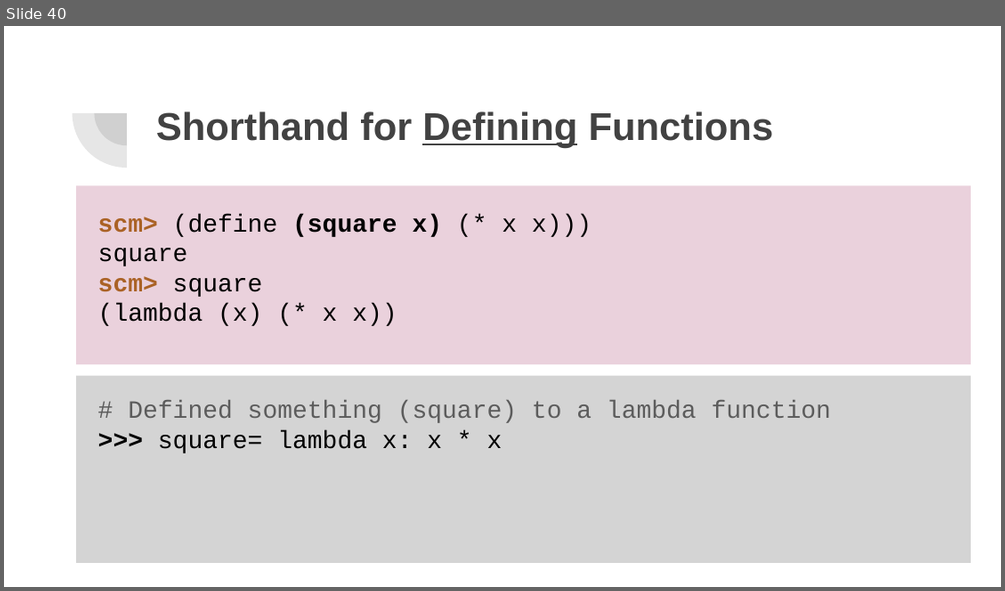
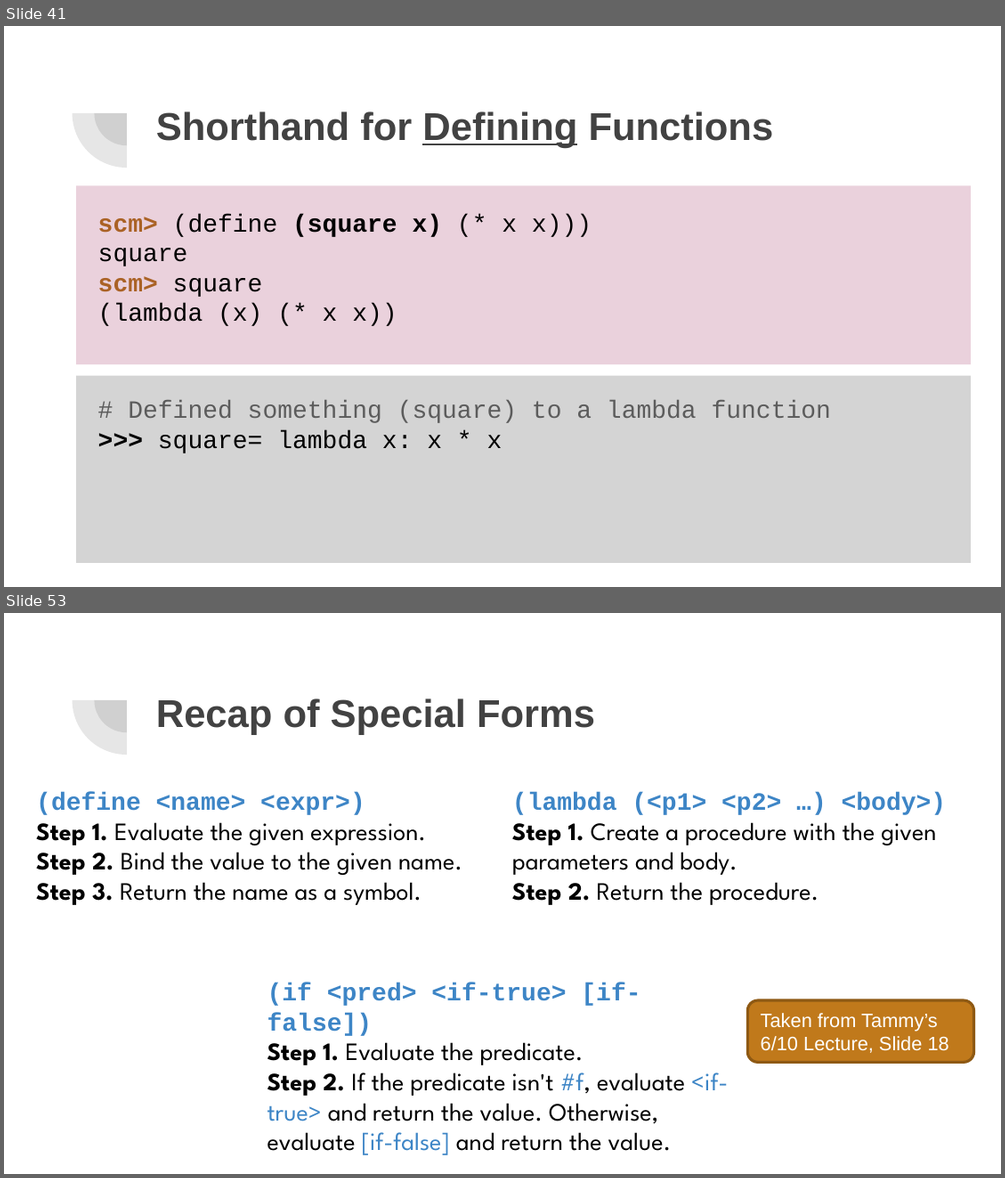
Before and after one commit to cameronmalloy/cameron-malloy, a slide deck: public/pdfs/lab6slides.pptx. Shown one above the other, each under a label of ours: slide 40 before the commit, slides 41 and 53 after it; the slides between them are not shown. The pictures are 1005x591 and 1005x1178 pixels, drawn with LibreOffice and Linux fonts; fonts in the diff are those of the drawing. Boxes give left, top, right and bottom in pixels: in the first picture for what was removed or moved away, otherwise in the second. Text is boxed around its words. In the diff, an @@ line names an element or a change of style, - is before the commit and + after.

```diff
--- a/public/pdfs/lab6slides.pptx
+++ b/public/pdfs/lab6slides.pptx
@@ slide 53 added at [4, 613, 1001, 1174], background #FFFFFF; not listed: 2 template elements that a slide beside it also shows @@
@@ title added at [156, 698, 595, 735], 28 pt, text #424242, bold @@
+Recap of Special Forms
@@ text added at [36, 792, 462, 905], 18 pt, text #000000 @@
+(define <name> <expr>)
+Step 1. Evaluate the given expression.
+Step 2. Bind the value to the given name.
+Step 3. Return the name as a symbol.
@@ text added at [512, 792, 947, 905], 18 pt, text #000000 @@
+(lambda (<p1> <p2> …) <body>)
+Step 1. Create a procedure with the given parameters and body.
+Step 2. Return the procedure.
@@ text added at [267, 982, 728, 1155], 18 pt, text #000000 @@
+(if <pred> <if-true> [if-false])
+Step 1. Evaluate the predicate.
+Step 2. If the predicate isn't #f, evaluate <if-true> and return the value. Otherwise, evaluate [if-false] and return the value.
@@ rounded rectangle added at [748, 1000, 974, 1062], fill #C0791B, outline #8E5A14 2 pt, 14 pt, text #FFFFFF @@
+Taken from Tammy’s 6/10 Lecture, Slide 18
@@ what was slide 40 is now slide 41 @@
```
Also in this commit, not shown: 1 slide changed, 16 other slides added, 1 slide removed, 1 other file.
